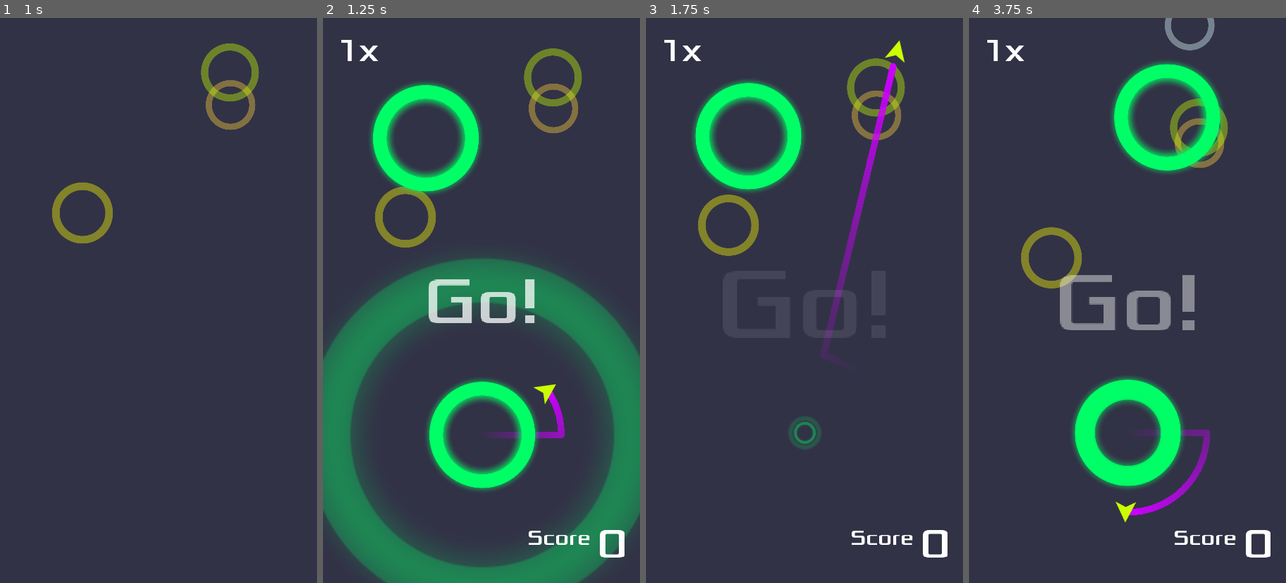
Above: before the commit, frames 1-4 (left to right).
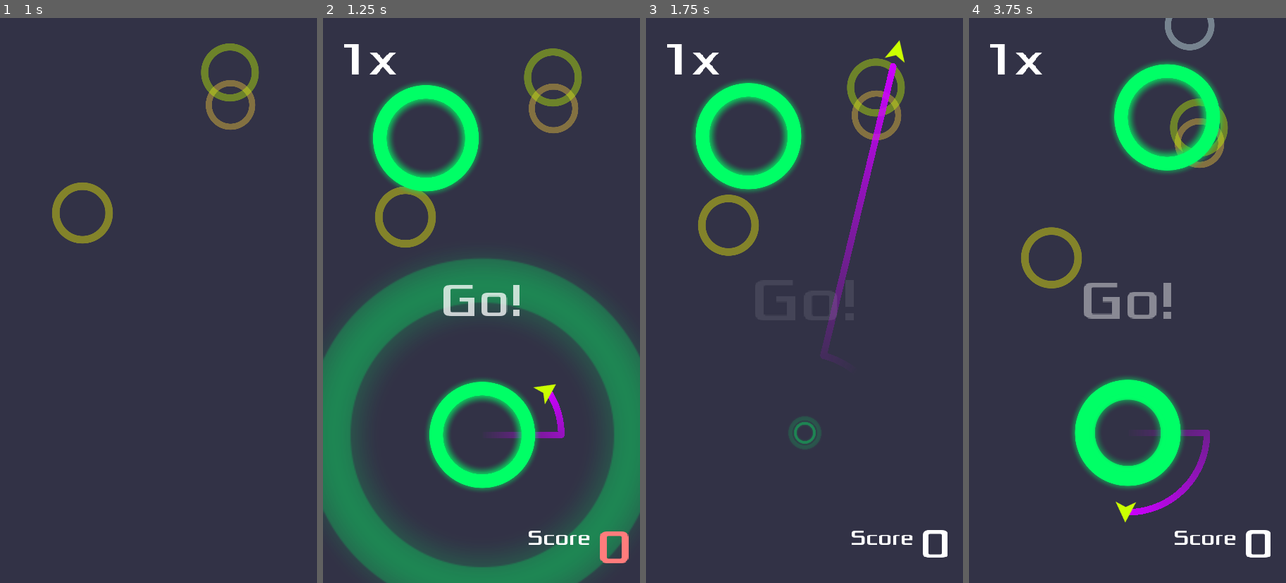
Above: after the commit, the same moments.

Repository: kidscancode/circle_jump
Game: Godot game, scene res://Main.tscn
Two runs of this game, one before a commit and one after it. Both use one fixed random seed, a clock stepped at 60 frames per second and the inputs below.
Inputs (mouse positions are in pixels of both pictures, inside the frame that each line leads up to):
- Up to frame 1 (1 s): click (101, 198) at 0.5 s
- Up to frame 2 (1.25 s): no input
- Up to frame 3 (1.75 s): move the mouse to (874, 272) at 1.27 s; hold Right (ui_right) from 1.28 s (still down); click (874, 272) at 1.42 s
- Up to frame 4 (3.75 s): move the mouse to (1064, 328) at 2.02 s; release Right (ui_right) at 2.03 s; hold Down (ui_down) 2.03-2.75 s; click (1184, 390) at 2.75 s; move the mouse to (1159, 176) at 3.52 s; hold Right (ui_right) from 3.53 s (still down)

Frame 1 is identical in both runs. In frame 2, 2.2% of the frame differs, in the area x 5-97%, y 3-97%; in frame 3, 0.4%; in frame 4, 2.4%, in the area x 5-72%, y 3-56%.

Commit message:
part 14 - fixes and polish

Diff:
--- a/Main.gd
+++ b/Main.gd
@@ -5,6 +5,7 @@
 
 var player
 var score = 0 setget set_score
+var num_circles = 0
 var highscore = 0
 var new_highscore = false
 var level = 0
@@ -21,8 +22,9 @@
 	settings.hide_ad_banner()
 	self.score = 0
 	self.bonus = 0
+	num_circles = 0
 	level = 1
-	$HUD.update_score(score)
+	$HUD.update_score(score, 0)
 	$Camera2D.position = $StartPosition.position
 	player = Jumper.instance()
 	player.position = $StartPosition.position
@@ -52,16 +54,17 @@
 	call_deferred("spawn_circle")
 	self.score += 1 * bonus
 	self.bonus += 1
+	num_circles += 1
+	if num_circles > 0 and num_circles % settings.circles_per_level == 0:
+		level += 1
+		$HUD.show_message("Level %s" % str(level))
 
 func set_score(value):
+	$HUD.update_score(score, value)
 	score = value
 	if score > highscore and !new_highscore:
-		$HUD.show_message("New Record!")
+		$HUD.show_message("New\nRecord!")
 		new_highscore = true
-	$HUD.update_score(score)
-	if score > 0 and score % settings.circles_per_level == 0:
-		level += 1
-		$HUD.show_message("Level %s" % str(level))
 
 func _on_Jumper_died():
 	if score > highscore:
--- a/UI/AboutScreen.tscn
+++ b/UI/AboutScreen.tscn
@@ -1,10 +1,15 @@
-[gd_scene load_steps=5 format=2]
+[gd_scene load_steps=7 format=2]
 
 [ext_resource path="res://UI/BaseScreen.tscn" type="PackedScene" id=1]
 [ext_resource path="res://assets/fonts/Xolonium-Regular.ttf" type="DynamicFontData" id=2]
 [ext_resource path="res://assets/images/buttons/return.png" type="Texture" id=3]
 
-[sub_resource type="DynamicFont" id=1]
+[sub_resource type="StyleBoxFlat" id=1]
+
+[sub_resource type="StyleBoxFlat" id=2]
+bg_color = Color( 0.15, 0.15, 0.15, 0.48 )
+
+[sub_resource type="DynamicFont" id=3]
 size = 20
 font_data = ExtResource( 2 )
 
@@ -24,7 +29,9 @@
 margin_bottom = 710.0
 size_flags_horizontal = 3
 size_flags_vertical = 3
-custom_fonts/normal_font = SubResource( 1 )
+custom_styles/focus = SubResource( 1 )
+custom_styles/normal = SubResource( 2 )
+custom_fonts/normal_font = SubResource( 3 )
 bbcode_enabled = true
 bbcode_text = "[center][u]Circle Jump[/u]
 
--- a/UI/HUD.gd
+++ b/UI/HUD.gd
@@ -1,11 +1,13 @@
 extends CanvasLayer
+
+var score = 0
 
 func _ready():
 	$Message.rect_pivot_offset = $Message.rect_size / 2
 
 func show_message(text):
 	$Message.text = text
-	$AnimationPlayer.play("show_message")
+	$MessageAnimation.play("show_message")
 
 func hide():
 	$ScoreBox.hide()
@@ -15,10 +17,17 @@
 	$ScoreBox.show()
 	$BonusBox.show()
 
-func update_score(value):
-	$ScoreBox/HBoxContainer/Score.text = str(value)
+func update_score(score, value):
+	$Tween.interpolate_property(self, "score", score,
+			value, 0.25, Tween.TRANS_LINEAR, Tween.EASE_IN_OUT)
+	$Tween.start()
+	$ScoreAnimation.play("score")
+#	$ScoreBox/HBoxContainer/Score.text = str(value)
 
 func update_bonus(value):
 	$BonusBox/Bonus.text = str(value) + "x"
 	if value > 1:
-		$AnimationPlayer.play("bonus")
+		$BonusAnimation.play("bonus")
+
+func _on_Tween_tween_step(object, key, elapsed, value):
+	$ScoreBox/HBoxContainer/Score.text = str(int(value))
--- a/UI/HUD.tscn
+++ b/UI/HUD.tscn
@@ -9,15 +9,11 @@
 extra_spacing_top = 10
 font_data = ExtResource( 2 )
 
-[sub_resource type="DynamicFont" id=5]
-size = 48
-font_data = ExtResource( 2 )
-
 [sub_resource type="DynamicFont" id=2]
 size = 69
 font_data = ExtResource( 2 )
 
-[sub_resource type="Animation" id=6]
+[sub_resource type="Animation" id=3]
 resource_name = "bonus"
 length = 0.15
 step = 0.01
@@ -46,35 +42,52 @@
 "values": [ Color( 1, 1, 1, 1 ), Color( 1, 0, 0, 1 ), Color( 1, 1, 1, 1 ) ]
 }
 
-[sub_resource type="Animation" id=3]
-resource_name = "init"
-length = 0.1
-tracks/0/type = "value"
-tracks/0/path = NodePath("Message:custom_fonts/font:size")
-tracks/0/interp = 1
-tracks/0/loop_wrap = true
-tracks/0/imported = false
-tracks/0/enabled = true
-tracks/0/keys = {
-"times": PoolRealArray( 0 ),
-"transitions": PoolRealArray( 1 ),
-"update": 1,
-"values": [ 80 ]
+[sub_resource type="Animation" id=4]
+resource_name = "score"
+length = 0.25
+step = 0.01
+tracks/0/type = "value"
+tracks/0/path = NodePath("ScoreBox/HBoxContainer/Score:rect_scale")
+tracks/0/interp = 1
+tracks/0/loop_wrap = true
+tracks/0/imported = false
+tracks/0/enabled = true
+tracks/0/keys = {
+"times": PoolRealArray( 0, 0.12, 0.25 ),
+"transitions": PoolRealArray( 1, 1, 1 ),
+"update": 0,
+"values": [ Vector2( 1, 1 ), Vector2( 1.25, 1.25 ), Vector2( 1, 1 ) ]
 }
 tracks/1/type = "value"
-tracks/1/path = NodePath("Message:visible")
+tracks/1/path = NodePath("ScoreBox/HBoxContainer/Score:custom_colors/font_color")
 tracks/1/interp = 1
 tracks/1/loop_wrap = true
 tracks/1/imported = false
 tracks/1/enabled = true
 tracks/1/keys = {
+"times": PoolRealArray( 0, 0.12, 0.25 ),
+"transitions": PoolRealArray( 1, 1, 1 ),
+"update": 0,
+"values": [ Color( 1, 1, 1, 1 ), Color( 1, 0, 0, 1 ), Color( 1, 1, 1, 1 ) ]
+}
+
+[sub_resource type="Animation" id=6]
+resource_name = "init"
+length = 0.1
+tracks/0/type = "value"
+tracks/0/path = NodePath("Message:visible")
+tracks/0/interp = 1
+tracks/0/loop_wrap = true
+tracks/0/imported = false
+tracks/0/enabled = true
+tracks/0/keys = {
 "times": PoolRealArray( 0 ),
 "transitions": PoolRealArray( 1 ),
 "update": 1,
 "values": [ false ]
 }
 
-[sub_resource type="Animation" id=4]
+[sub_resource type="Animation" id=5]
 resource_name = "show_message"
 length = 0.75
 step = 0.01
@@ -112,7 +125,7 @@
 "times": PoolRealArray( 0, 0.75 ),
 "transitions": PoolRealArray( 1, 1 ),
 "update": 0,
-"values": [ Vector2( 1, 1 ), Vector2( 2, 2 ) ]
+"values": [ Vector2( 1, 1 ), Vector2( 1.5, 1.5 ) ]
 }
 
 [node name="HUD" type="CanvasLayer"]
@@ -123,6 +136,8 @@
 anchor_right = 1.0
 anchor_bottom = 1.0
 margin_top = -118.0
+grow_horizontal = 0
+grow_vertical = 0
 custom_constants/margin_right = 20
 custom_constants/margin_top = 20
 custom_constants/margin_left = 20
@@ -133,24 +148,29 @@
 margin_top = 20.0
 margin_right = 460.0
 margin_bottom = 98.0
+grow_horizontal = 0
+grow_vertical = 0
 custom_constants/separation = 10
 alignment = 2
 
 [node name="Label" type="Label" parent="ScoreBox/HBoxContainer"]
-margin_left = 199.0
-margin_right = 295.0
+margin_left = 289.0
+margin_right = 385.0
 margin_bottom = 78.0
 size_flags_vertical = 5
 custom_fonts/font = SubResource( 1 )
 text = "Score"
 
 [node name="Score" type="Label" parent="ScoreBox/HBoxContainer"]
-margin_left = 305.0
+margin_left = 395.0
 margin_right = 440.0
 margin_bottom = 78.0
+grow_horizontal = 0
+grow_vertical = 0
 size_flags_vertical = 5
 custom_fonts/font = ExtResource( 3 )
-text = "100"
+custom_colors/font_color = Color( 1, 1, 1, 1 )
+text = "0"
 
 [node name="BonusBox" type="MarginContainer" parent="."]
 anchor_right = 1.0
@@ -164,9 +184,9 @@
 margin_left = 20.0
 margin_top = 20.0
 margin_right = 460.0
-margin_bottom = 78.0
+margin_bottom = 104.0
 size_flags_vertical = 5
-custom_fonts/font = SubResource( 5 )
+custom_fonts/font = SubResource( 2 )
 custom_colors/font_color = Color( 1, 1, 1, 1 )
 text = "1x"
 
@@ -177,14 +197,23 @@
 margin_top = -39.0
 margin_bottom = 39.0
 grow_vertical = 2
-custom_fonts/font = SubResource( 2 )
+custom_fonts/font = ExtResource( 3 )
 text = "Message"
 align = 1
 valign = 1
 clip_text = true
 
-[node name="AnimationPlayer" type="AnimationPlayer" parent="."]
+[node name="BonusAnimation" type="AnimationPlayer" parent="."]
 autoplay = "init"
-anims/bonus = SubResource( 6 )
-anims/init = SubResource( 3 )
-anims/show_message = SubResource( 4 )
+anims/bonus = SubResource( 3 )
+
+[node name="ScoreAnimation" type="AnimationPlayer" parent="."]
+anims/score = SubResource( 4 )
+
+[node name="MessageAnimation" type="AnimationPlayer" parent="."]
+autoplay = "init"
+anims/init = SubResource( 6 )
+anims/show_message = SubResource( 5 )
+
+[node name="Tween" type="Tween" parent="."]
+[connection signal="tween_step" from="Tween" to="." method="_on_Tween_tween_step"]
--- a/objects/Circle.gd
+++ b/objects/Circle.gd
@@ -65,7 +65,7 @@
 			if settings.enable_sound:
 				$Beep.play()
 			$Label.text = str(num_orbits - current_orbits)
-			if current_orbits <= 0:
+			if current_orbits >= num_orbits:
 				jumper.die()
 				jumper = null
 				implode()
